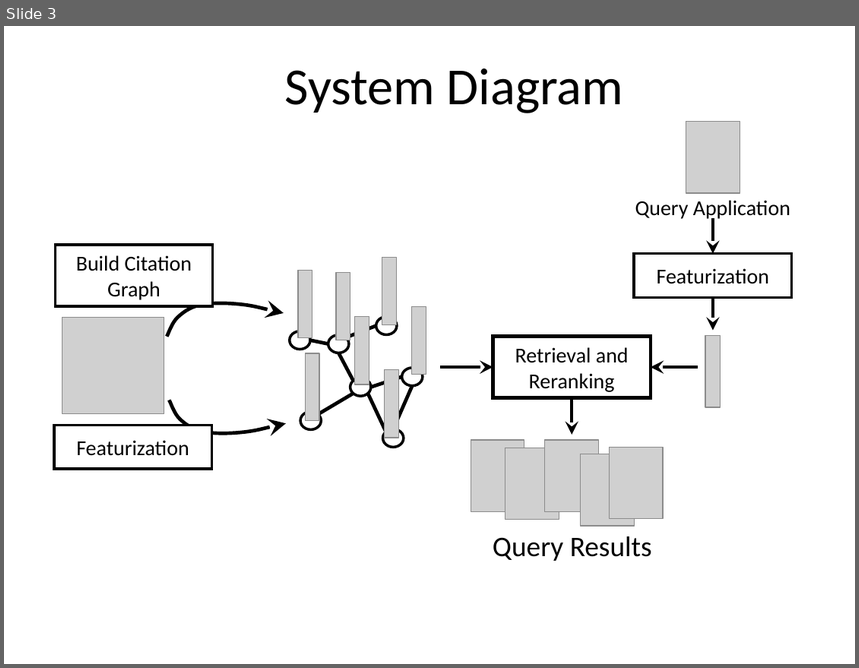
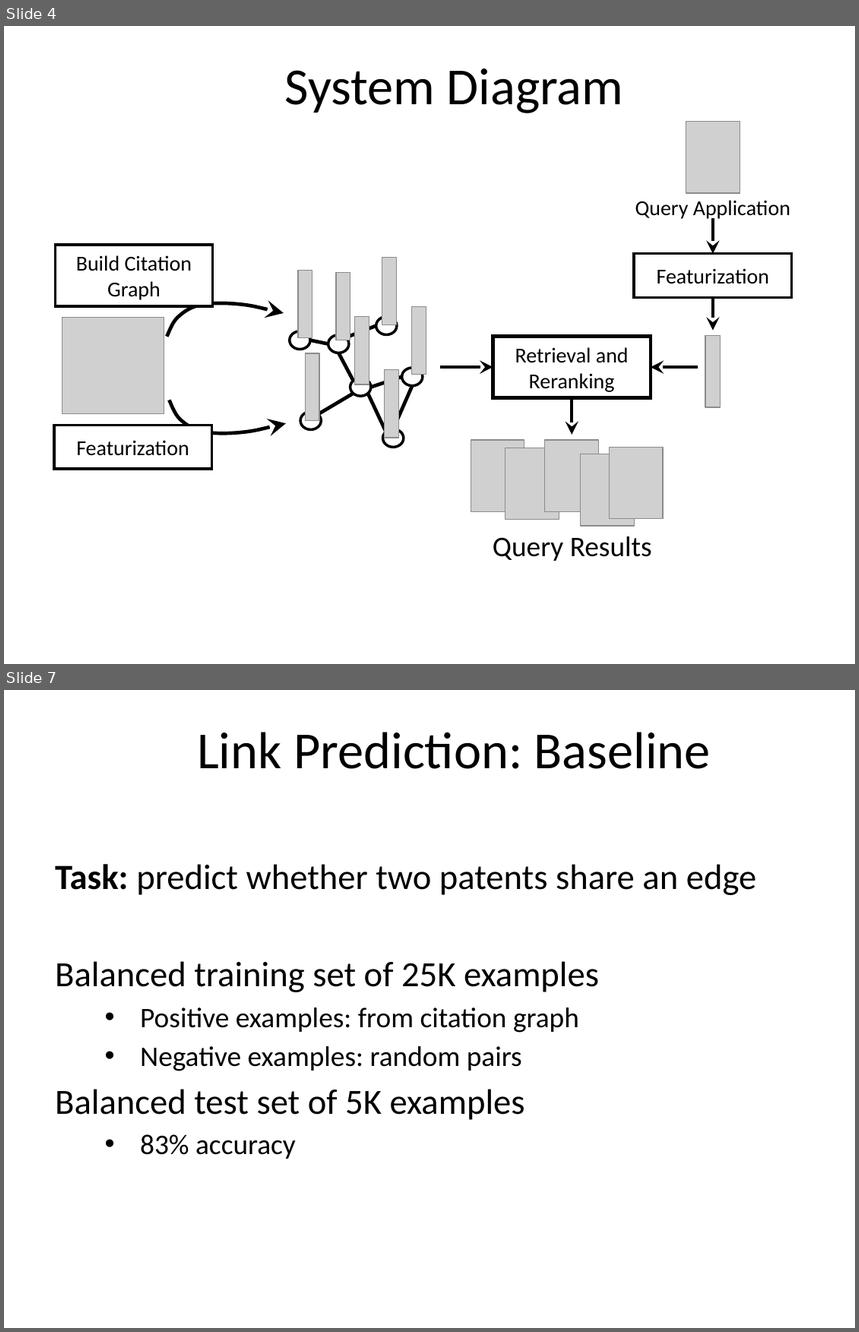
Before and after one commit to alexgittens/XDataUSPTOHackathon, a slide deck: XDATA_Sep2016_klevin_slides.pptx. Shown one above the other, each under a label of ours: slide 3 before the commit, slides 4 and 7 after it; the slides between them are not shown. The pictures are 859x668 and 859x1332 pixels, drawn with LibreOffice and Linux fonts; fonts in the diff are those of the drawing; grey boxes stand for pictures; background and template pictures are left out. Boxes give left, top, right and bottom in pixels: in the first picture for what was removed or moved away, otherwise in the second. Text is boxed around its words. In the diff, an @@ line names an element or a change of style, - is before the commit and + after.

```diff
--- a/XDATA_Sep2016_klevin_slides.pptx
+++ b/XDATA_Sep2016_klevin_slides.pptx
@@ slide 7 added at box(4, 690, 855, 1328), background #FFFFFF @@
@@ title added at box(197, 732, 711, 769), 44 pt, text #000000 @@
+Link Prediction: Baseline
@@ text added at box(55, 864, 756, 1159), 30 pt, text #000000 @@
+Task: predict whether two patents share an edge
+Balanced training set of 25K examples
+• Positive examples: from citation graph
+• Negative examples: random pairs
+Balanced test set of 5K examples
+• 83% accuracy
@@ what was slide 3 is now slide 4 @@
```
Also in this commit, not shown: 9 slides changed, 1 other slide added.
